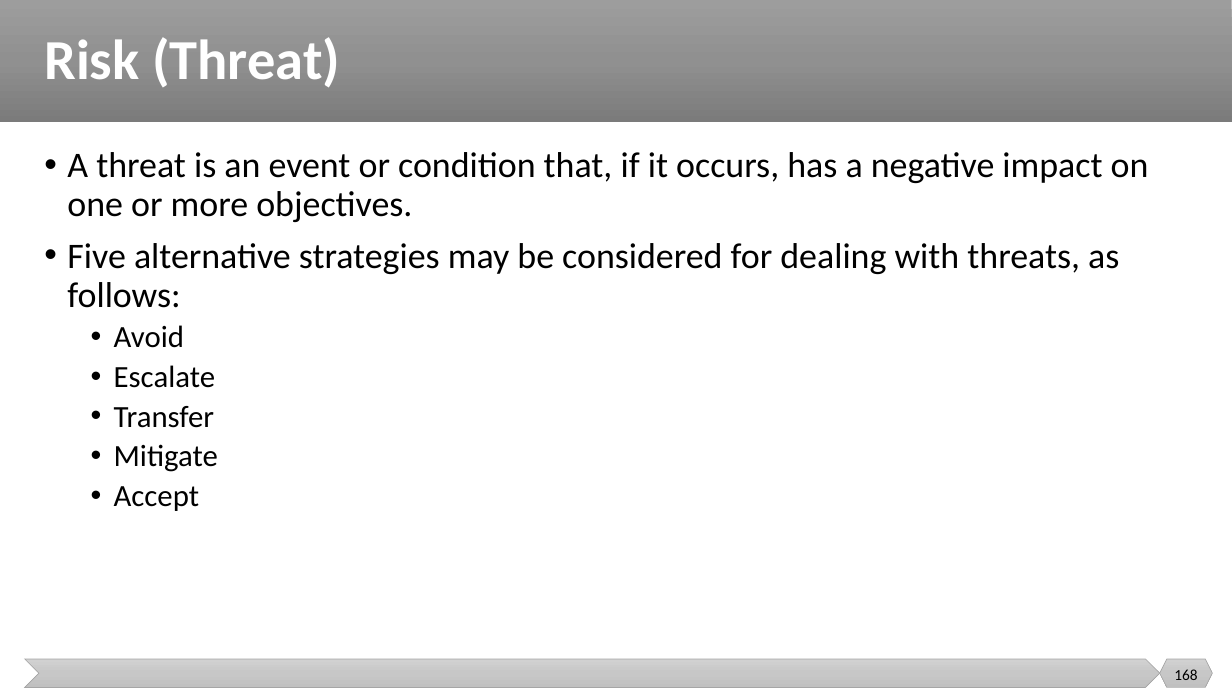
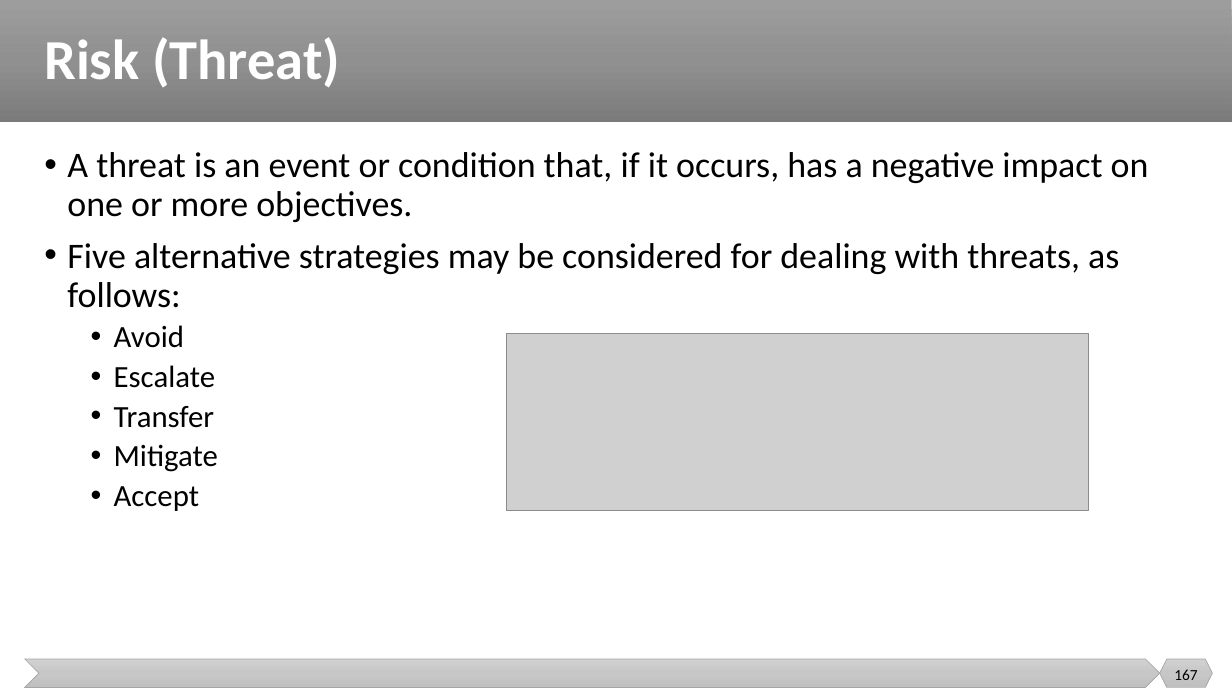
Before and after one commit to malenezi/malenezi, a slide deck: slide 167 of SE423/Lectures/1-Introduction/Project Performance Domains.pptx (slide 168 before the commit). Drawn at 1232x693 pixels with LibreOffice and Linux fonts; fonts in the diff are those of the drawing; grey boxes stand for pictures. Boxes give left, top, right and bottom in pixels: in the first picture for what was removed or moved away, otherwise in the second. Text is boxed around its words. In the diff, an @@ line names an element or a change of style, - is before the commit and + after.

```diff
--- a/SE423/Lectures/1-Introduction/Project Performance Domains.pptx
+++ b/SE423/Lectures/1-Introduction/Project Performance Domains.pptx
@@ picture added at (506,334,1089,510) @@
@@ page number at (1174,669,1197,680): text changed @@
-168
+167
```
Also in this commit, not shown: 9 other slides changed, 1 slide removed.
